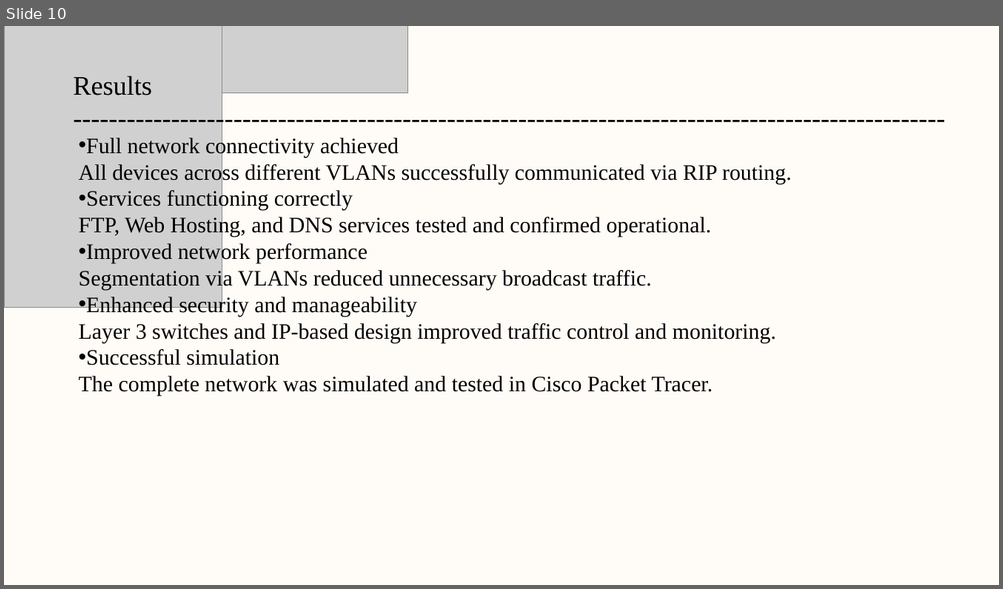
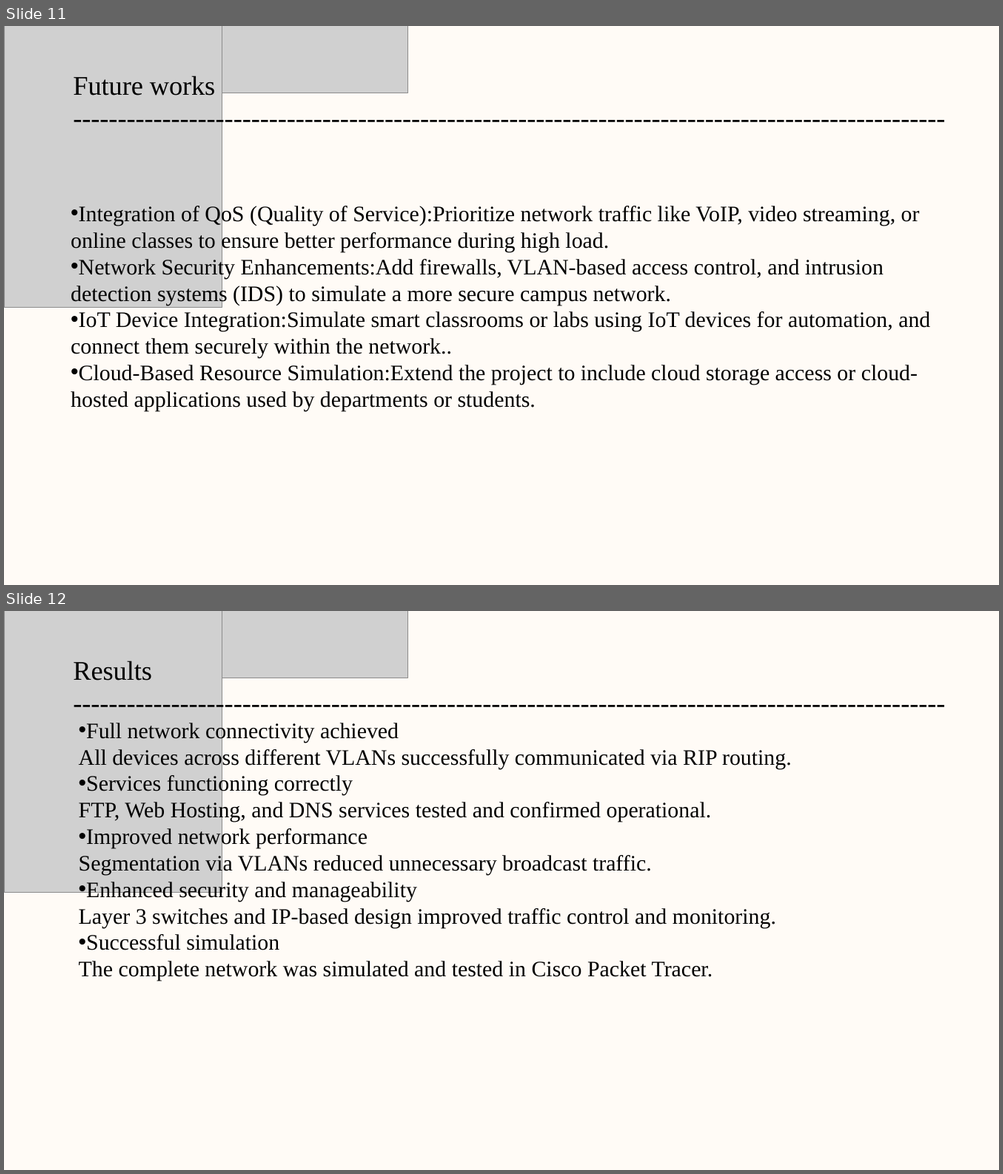
Before and after one commit to Adwaith2203/CN-College-Network, a slide deck: Presentation.pptx. Shown one above the other, each under a label of ours: slide 10 before the commit, slides 11 and 12 after it. The pictures are 1003x589 and 1003x1174 pixels, drawn with LibreOffice and Linux fonts; fonts in the diff are those of the drawing; grey boxes stand for pictures; background and template pictures are left out. Boxes give left, top, right and bottom in pixels: in the first picture for what was removed or moved away, otherwise in the second. Text is boxed around its words. In the diff, an @@ line names an element or a change of style, - is before the commit and + after.

```diff
--- a/Presentation.pptx
+++ b/Presentation.pptx
@@ slide 11 added at (x1=4, y1=26, x2=999, y2=585), background picture (left out); not listed: 1 template element that a slide beside it also shows @@
@@ picture added at (x1=4, y1=26, x2=408, y2=93) @@
@@ picture added at (x1=4, y1=26, x2=222, y2=308) @@
@@ title added at (x1=73, y1=76, x2=216, y2=96), 39 pt, text #000000 @@
+Future works
+--------------------------------------------------------------------------------------------------
@@ text added at (x1=71, y1=204, x2=930, y2=412), 32 pt, text #000000 @@
+• Integration of QoS (Quality of Service):Prioritize network traffic like VoIP, video streaming, or online classes to ensure better performance during high load.
+• Network Security Enhancements:Add firewalls, VLAN-based access control, and intrusion detection systems (IDS) to simulate a more secure campus network.
+• IoT Device Integration:Simulate smart classrooms or labs using IoT devices for automation, and connect them securely within the network..
+• Cloud-Based Resource Simulation:Extend the project to include cloud storage access or cloud-hosted applications used by departments or students.
@@ what was slide 10 is now slide 12 @@
```
Also in this commit, not shown: 2 other slides added, 1 slide removed.
